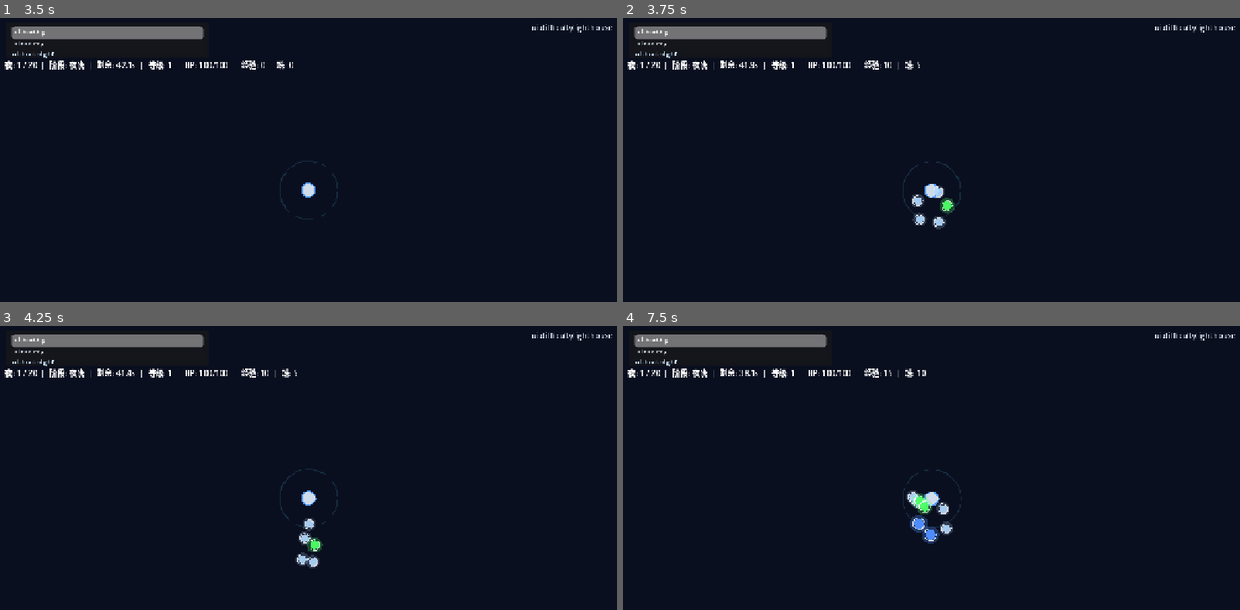
Above: before the commit, frames 1-4 (two rows, left to right).
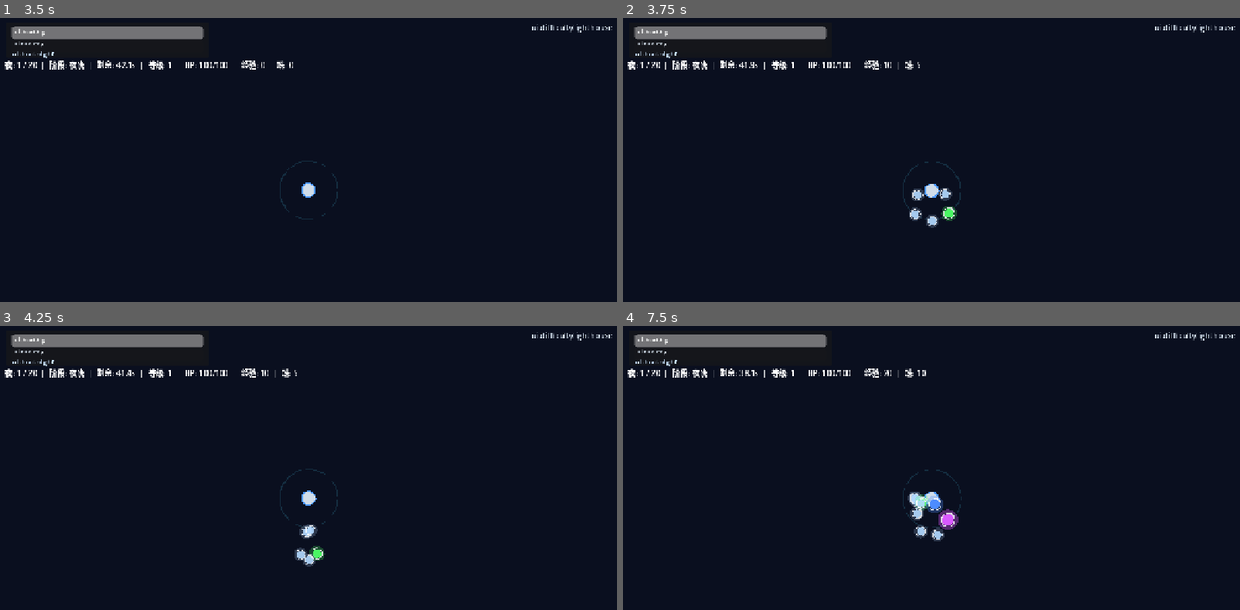
Above: after the commit, the same moments.

Repository: guohaiyang14-cyber/Tidekeeper
Game: Godot game, scene res://scenes/character_select.tscn
Two runs of this game, one before a commit and one after it. Both use one fixed random seed, a clock stepped at 60 frames per second and the inputs below.
Inputs:
- Up to frame 1 (3.5 s): click "ui.char_select.start" at 0.5 s; tap Enter (restart) at 1.25, 2 s; hold D (move_right) 1.28-2.03 s; hold 1 (choose_1) 1.28-2.03 s; hold S (move_down) 2.03-2.78 s; tap 2 (choose_2) at 2.1 s; hold D (move_right) from 2.78 s (still down); hold 3 (choose_3) from 2.78 s (still down)
- Up to frame 2 (3.75 s): release D (move_right) at 3.53 s; release 3 (choose_3) at 3.53 s; hold W (move_up) from 3.53 s (still down); tap E (interact) at 3.6 s
- Up to frame 3 (4.25 s): keep holding W (move_up)
- Up to frame 4 (7.5 s): release W (move_up) at 4.28 s; hold R (reroll) 4.28-5.03 s; hold A (move_left) 4.28-5.78 s; tap 1 (choose_1) at 5.1 s; hold S (move_down) 5.78-6.53 s; hold 2 (choose_2) 5.78-6.53 s; hold D (move_right) 6.53-7.28 s; tap 3 (choose_3) at 6.6 s; hold W (move_up) from 7.28 s (still down); hold E (interact) from 7.28 s (still down)

Frame 1 is identical in both runs. In frame 2, 0.6% of the frame differs, in the area x 46-55%, y 58-75%; in frame 3, 0.5%; in frame 4, 0.9%, in the area x 42-55%, y 15-77%.
Error in both runs: Assertion failed: [World] weapons.json 未加载 (res://scripts/world/world.gd:131)

Commit message:
feat(rng): 规范化种子管理与重抽逻辑优化
- 在 rng.gd 中新增 SEED_UNSET 常量，明确未指定种子的重抽逻辑。
- 更新 set_seed 和 normalize_seed 方法，确保种子始终为 32 位非负值。
- 在 game_state.gd 中调整 start_new_run 方法，使用 randomize_seed 进行种子重抽，确保合法性。
- 修改 test_bot.gd 和 w1_unit_tests.gd，增加对种子管理的测试，确保重抽与显式种子可回放的正确性。
- 优化 pickup_system.gd 中的 find_nearest_gem_position 方法，增强对无珠情况的处理逻辑。

Diff:
--- a/godot_project/scripts/autoload/game_state.gd
+++ b/godot_project/scripts/autoload/game_state.gd
@@ -156,12 +156,12 @@
 	# 重置 W17 挫败感控制计数（每局 fresh）
 	_reset_frustration_state()
 
-	# 种子
-	if seed_value < 0:
-		run_seed = RNG.get_seed()
+	# 种子：仅 SEED_UNSET(-1) 表示重抽；合法种子 [0, 2^32)，显式传入可回放
+	if seed_value == RNG.SEED_UNSET:
+		run_seed = RNG.randomize_seed()
 	else:
-		run_seed = seed_value
-		RNG.set_seed(seed_value)
+		run_seed = RNG.normalize_seed(seed_value)
+		RNG.set_seed(run_seed)
 
 	print("[GameState] 新局开始: character=%s seed=%d max_hp=%d" % [character, run_seed, player_max_health])
 
@@ -228,7 +228,7 @@
 ## 教学夜武器展示：第 night 夜（教学期内）按 difficulty.json teaching.demo_weapons 顺序
 ## 授予一把「尚未拥有」的武器，让玩家直观看到不同武器的效果。
 ## 当夜顺位武器已持有（如铁匠开局锚锤）时，向后扫描 demo 列表，再回补更早顺位。
-## 非教学夜 / 无可授予 / 槽满 → 返回 ""（不授予，槽满时 push_warning）。
+## 非教学夜 / 无可授予 / 槽满 → 返回 ""（不授予；槽满静默跳过）。
 ## 仅真实对局 World 在进夜时调用；headless 单测直接调用本函数。
 func grant_teaching_demo_weapon(night: int) -> String:
 	if not DifficultySystem.is_teaching_night(night):
@@ -242,8 +242,9 @@
 	var wid: String = _pick_teaching_demo_weapon(demo, start_idx)
 	if wid == "":
 		return ""
+	# 槽满是可预期路径（玩家/机器人已自选满 4 槽），静默跳过；勿 push_warning 刷屏
 	if weapon_slots.size() >= MAX_WEAPON_SLOTS:
-		push_warning("[GameState] 教学夜展示武器槽已满，无法授予 %s (夜%d)" % [wid, night])
+		print("[GameState] 教学夜展示武器跳过（槽满）: %s (夜%d)" % [wid, night])
 		return ""
 	if add_weapon(wid):
 		print("[GameState] 教学夜展示武器: %s (夜%d)" % [wid, night])
--- a/godot_project/scripts/autoload/rng.gd
+++ b/godot_project/scripts/autoload/rng.gd
@@ -12,24 +12,43 @@
 # 注：autoload 单例不应声明 class_name（Godot 4.x 会冲突）
 # 全局通过 autoload 名 RNG 访问
 
+## 未指定种子哨兵（仅此值触发重抽；合法局种子为 [0, 2^32)）
+const SEED_UNSET: int = -1
+## 32 位无符号掩码（技术选型：普通局 randi 32 位种子，保证非负可回放）
+const SEED_MASK_32: int = 0xFFFFFFFF
+
 var _generator: RandomNumberGenerator = RandomNumberGenerator.new()
 
 
 func _ready() -> void:
 	# 默认用时间种子；正式局会用 set_seed 写入存档
-	_generator.randomize()
-	print("[RNG] 初始种子: %d" % _generator.seed)
+	randomize_seed()
 
 
-## 设置种子（用于每日挑战 / 回放）
+## 将任意 int 规范到 [0, 2^32)，避免负种子与 SEED_UNSET 冲突
+func normalize_seed(seed_value: int) -> int:
+	return seed_value & SEED_MASK_32
+
+
+## 设置种子（用于每日挑战 / 回放）；自动规范到 32 位无符号
 func set_seed(seed_value: int) -> void:
-	_generator.seed = seed_value
-	print("[RNG] 种子已设置: %d" % seed_value)
+	var s: int = normalize_seed(seed_value)
+	_generator.seed = s
+	print("[RNG] 种子已设置: %d" % s)
+
+
+## 重新随机化并返回 32 位非负种子（普通局开局用；每日挑战勿调）
+func randomize_seed() -> int:
+	_generator.randomize()
+	var s: int = normalize_seed(int(_generator.seed))
+	_generator.seed = s
+	print("[RNG] 种子已随机化: %d" % s)
+	return s
 
 
 ## 获取当前种子（存档用）
 func get_seed() -> int:
-	return _generator.seed
+	return int(_generator.seed)
 
 
 ## 整数随机 [from, to]（闭区间）
--- a/godot_project/scripts/debug/test_bot.gd
+++ b/godot_project/scripts/debug/test_bot.gd
@@ -161,16 +161,28 @@
 
 
 func _pick_upgrade_index(offers: Array) -> int:
-	var fallback: int = -1
+	# 优先级：升级已有武器 > 被动 > 新武器（教学期留槽给 demo_weapons）
+	var best_weapon_up: int = -1
+	var best_passive: int = -1
+	var best_new_weapon: int = -1
 	for i in offers.size():
 		var offer: Dictionary = offers[i]
 		if not _can_apply_offer(offer):
 			continue
+		var id: String = str(offer.get("id", ""))
 		if offer.get("type") == "weapon":
-			return i
-		if fallback < 0:
-			fallback = i
-	return fallback
+			if id in GameState.weapon_slots:
+				if best_weapon_up < 0:
+					best_weapon_up = i
+			elif best_new_weapon < 0:
+				best_new_weapon = i
+		elif best_passive < 0:
+			best_passive = i
+	if best_weapon_up >= 0:
+		return best_weapon_up
+	if best_passive >= 0:
+		return best_passive
+	return best_new_weapon
 
 
 func _can_apply_offer(offer: Dictionary) -> bool:
@@ -180,12 +192,35 @@
 	if offer.get("type") == "weapon":
 		if id in GameState.weapon_slots:
 			return GameState.get_weapon_level(id) < GameState.max_weapon_level
-		return GameState.weapon_slots.size() < GameState.MAX_WEAPON_SLOTS
+		return _weapon_slots_free_for_new()
 	if id in GameState.passive_slots:
 		return GameState.get_passive_level(id) < GameState.max_passive_level
 	return GameState.passive_slots.size() < GameState.MAX_PASSIVE_SLOTS
 
 
+## 教学期按「尚未拥有的 demo_weapons 数量」留空槽，保证夜2/3/4 展示能入槽
+func _weapon_slots_free_for_new() -> bool:
+	var used: int = GameState.weapon_slots.size()
+	if used >= GameState.MAX_WEAPON_SLOTS:
+		return false
+	var reserve: int = _teaching_demo_reserve()
+	return used < GameState.MAX_WEAPON_SLOTS - reserve
+
+
+func _teaching_demo_reserve() -> int:
+	if not (
+		DifficultySystem.is_teaching_night(GameState.current_night)
+		or DifficultySystem.is_teaching_night(GameState.current_night + 1)
+	):
+		return 0
+	var need: int = 0
+	for wid in ConfigLoader.get_teaching_demo_weapons():
+		var id: String = String(wid)
+		if id != "" and id not in GameState.weapon_slots:
+			need += 1
+	return need
+
+
 func _tick_day_shop(world: World, delta: float) -> void:
 	_action_timer -= delta
 	if _action_timer > 0.0:
@@ -193,7 +228,8 @@
 	if world.shop_ui != null and world.shop_ui.visible:
 		_try_shop_actions(world)
 		print("[TestBot] 跳过抉择之昼 → 下一夜")
-		world.day_phase_ui.exit_day()
+		if world.day_phase_ui != null:
+			world.day_phase_ui.exit_day()
 		world.shop_ui.close()
 		world.day_night.skip_day_phase()
 	_action_timer = SHOP_DWELL
@@ -208,11 +244,38 @@
 	for wid in RefineSystem.list_ready():
 		if RefineSystem.refine(wid) > 0:
 			print("[TestBot] 精炼武器 %s" % wid)
-	for item in world.shop_manager.get_current_items():
-		var cost: int = int(item.get("cost", 0))
-		if cost <= GameState.tidecoins:
+	# 先买已有武器/被动升级，再考虑新物品（同样遵守教学留槽）
+	var items: Array = world.shop_manager.get_current_items()
+	for prefer_owned in [true, false]:
+		for item in items:
+			var id: String = str(item.get("id", ""))
+			var owned: bool = id in GameState.weapon_slots or id in GameState.passive_slots
+			if prefer_owned != owned:
+				continue
+			if not _should_buy_shop_item(item):
+				continue
+			var cost: int = int(item.get("cost", 0))
+			if cost > GameState.tidecoins:
+				continue
 			if world.shop_manager.buy(item):
 				print("[TestBot] 购买 %s" % item.get("name", "?"))
+
+
+func _should_buy_shop_item(item: Dictionary) -> bool:
+	var id: String = str(item.get("id", ""))
+	if id == "":
+		return false
+	var kind: String = str(item.get("kind", ""))
+	if kind == "weapon":
+		if id in GameState.weapon_slots:
+			return GameState.get_weapon_level(id) < GameState.max_weapon_level
+		return _weapon_slots_free_for_new()
+	if kind == "passive":
+		if id in GameState.passive_slots:
+			return GameState.get_passive_level(id) < GameState.max_passive_level
+		return GameState.passive_slots.size() < GameState.MAX_PASSIVE_SLOTS
+	# 消耗品 / 其他：买得起就买
+	return true
 
 
 func _tick_night_movement(world: World, delta: float) -> void:
@@ -226,11 +289,20 @@
 
 
 func _compute_move_direction(world: World, pos: Vector2, delta: float) -> Vector2:
+	# 挣扎窗口必须贴脸击杀，否则 3s/5 杀必挂（机器人日志：夜5 反复 struggle 失败）
+	if GameState.is_struggling():
+		var hunt: Vector2 = _nearest_enemy_position(world, pos, 420.0)
+		if hunt != Vector2.INF:
+			return (hunt - pos).normalized()
+		return Vector2.ZERO
+
 	var target: Vector2 = Vector2.ZERO
 	var has_target: bool = false
-	if world.pickup_system != null and world.pickup_system.active_gem_count() > 0:
-		target = world.pickup_system.find_nearest_gem_position(pos)
-		has_target = true
+	if world.pickup_system != null:
+		var gem_out: Array[Vector2] = [Vector2.ZERO]
+		if world.pickup_system.try_nearest_gem_position(pos, gem_out):
+			target = gem_out[0]
+			has_target = true
 	if not has_target:
 		_orbit_angle += delta * 0.85
 		var orbit_center: Vector2 = Vector2(640.0, 360.0)
@@ -241,6 +313,25 @@
 	if combined.length_squared() < 0.01:
 		return Vector2.ZERO
 	return combined.normalized()
+
+
+func _nearest_enemy_position(world: World, pos: Vector2, radius: float) -> Vector2:
+	if world.spatial_hash_holder == null:
+		return Vector2.INF
+	var grid: SpatialHash = world.spatial_hash_holder.get_hash()
+	if grid == null:
+		return Vector2.INF
+	var best_dist: float = radius
+	var best_pos: Vector2 = Vector2.INF
+	for node in grid.query_radius(pos, radius):
+		var enemy: EnemyBase = node as EnemyBase
+		if enemy == null or enemy.is_dead():
+			continue
+		var dist: float = pos.distance_to(enemy.global_position)
+		if dist < best_dist:
+			best_dist = dist
+			best_pos = enemy.global_position
+	return best_pos
 
 
 func _enemy_flee_vector(world: World, pos: Vector2) -> Vector2:
--- a/godot_project/scripts/pickup/pickup_system.gd
+++ b/godot_project/scripts/pickup/pickup_system.gd
@@ -191,8 +191,16 @@
 
 
 ## 距 from 最近的经验珠世界坐标；无珠或均超出 max_range 时返回 Vector2.ZERO。
-## 调用方应先用 active_gem_count() 判断是否有珠，勿把 ZERO 当作「无珠」（原点也可能有珠）。
+## 注意：原点也可能有珠，故「无珠」请用 try_nearest_gem_position，勿把 ZERO 当失败哨兵。
 func find_nearest_gem_position(from: Vector2, max_range: float = 2400.0) -> Vector2:
+	var out_pos: Array[Vector2] = [Vector2.ZERO]
+	if try_nearest_gem_position(from, out_pos, max_range):
+		return out_pos[0]
+	return Vector2.ZERO
+
+
+## 查找最近经验珠；找到时写入 out_pos[0] 并返回 true（可区分「原点有珠」与「无珠」）。
+func try_nearest_gem_position(from: Vector2, out_pos: Array[Vector2], max_range: float = 2400.0) -> bool:
 	var best_dist: float = max_range
 	var best_pos: Vector2 = Vector2.ZERO
 	var found: bool = false
@@ -204,7 +212,13 @@
 			best_dist = dist
 			best_pos = gem.global_position
 			found = true
-	return best_pos if found else Vector2.ZERO
+	if not found:
+		return false
+	if out_pos.is_empty():
+		out_pos.append(best_pos)
+	else:
+		out_pos[0] = best_pos
+	return true
 
 
 # ============================================================================
--- a/godot_project/scripts/tests/w1_unit_tests.gd
+++ b/godot_project/scripts/tests/w1_unit_tests.gd
@@ -191,6 +191,25 @@
 	_assert(GameState.player_level == 2 and GameState.player_exp == 0, "22 -> Lv2")
 	GameState.add_exp(27)
 	_assert(GameState.player_level == 3 and GameState.player_exp == 0, "E(2)=27 -> Lv3")
+	# 普通局重开须重抽种子；合法种子 ∈ [0, 2^32)，可用日志 seed 回放
+	GameState.start_new_run("watcher")
+	var seed_a: int = GameState.run_seed
+	GameState.start_new_run("watcher")
+	var seed_b: int = GameState.run_seed
+	_assert(seed_a != seed_b, "连续无参 start_new_run 种子不同 (%d vs %d)" % [seed_a, seed_b])
+	_assert(seed_a >= 0 and seed_a <= RNG.SEED_MASK_32, "seed_a 为 32 位非负")
+	_assert(seed_b >= 0 and seed_b <= RNG.SEED_MASK_32, "seed_b 为 32 位非负")
+	_assert(seed_a != RNG.SEED_UNSET and seed_b != RNG.SEED_UNSET, "局种子 ≠ SEED_UNSET")
+	GameState.start_new_run("watcher", seed_a)
+	_assert(GameState.run_seed == seed_a, "显式种子可回放")
+	_assert(RNG.get_seed() == seed_a, "显式种子写入 RNG")
+	# 高位/负输入经 normalize 后仍可回放（不再被 <0 误判为重抽）
+	var raw_neg: int = -3390847677302330907
+	var norm: int = RNG.normalize_seed(raw_neg)
+	_assert(norm >= 0 and norm <= RNG.SEED_MASK_32, "负输入 normalize 后非负")
+	GameState.start_new_run("watcher", raw_neg)
+	_assert(GameState.run_seed == norm, "负输入开局写入规范种子")
+	_assert(RNG.get_seed() == norm, "负输入写入 RNG 规范种子")
 
 
 ## 开局默认武器授予 + 游戏结束只触发一次 + 昼夜循环冻结（修复 §4.2 / 用户反馈）
